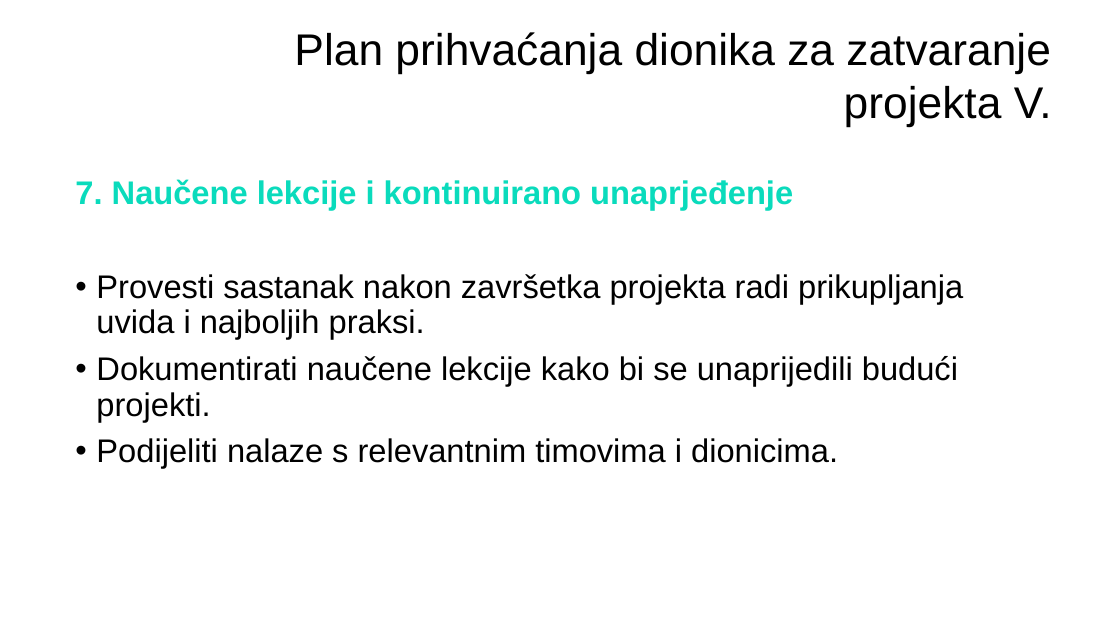
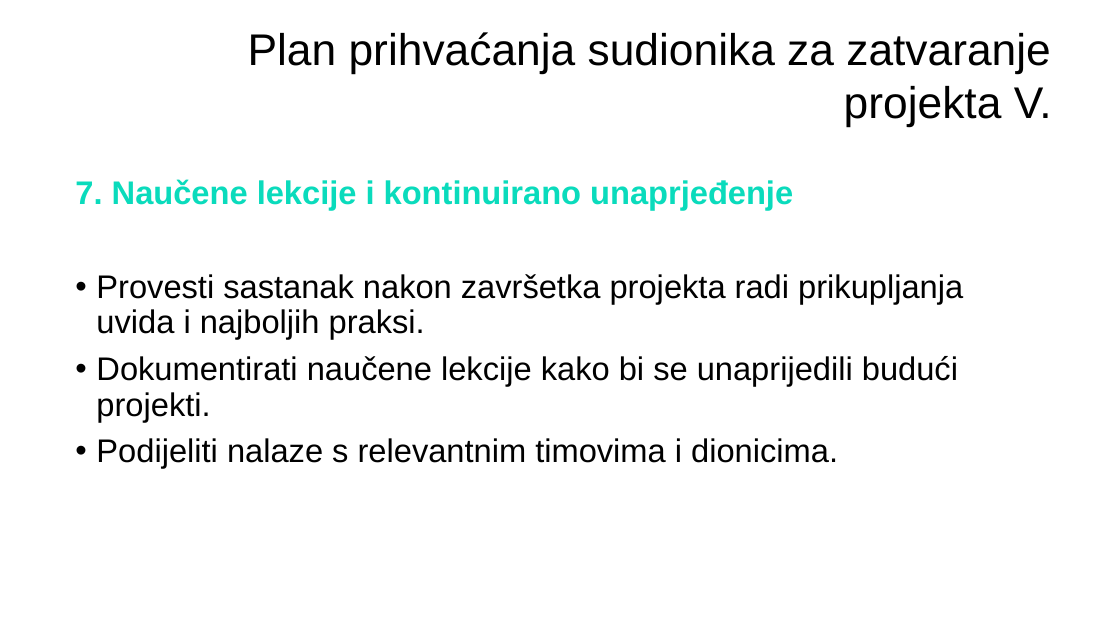
Before and after one commit to dinoDuvnjak/shift4it, a slide deck: slide 12 of 2-project-managment/M5_ENDING THE PROJECT_4 hours_HR.pptx. Drawn at 1120x630 pixels with LibreOffice and Linux fonts; fonts in the diff are those of the drawing; background and template pictures are left out. Boxes give left, top, right and bottom in pixels: in the first picture for what was removed or moved away, otherwise in the second. Text is boxed around its words. In the diff, an @@ line names an element or a change of style, - is before the commit and + after.

```diff
--- a/2-project-managment/M5_ENDING THE PROJECT_4 hours_HR.pptx
+++ b/2-project-managment/M5_ENDING THE PROJECT_4 hours_HR.pptx
@@ text at box(248, 32, 1052, 126): text changed @@
-Plan prihvaćanja dionika za zatvaranje projekta V.
+Plan prihvaćanja sudionika za zatvaranje projekta V.
```
Also in this commit, not shown: 8 other slides changed, 1 other file.
